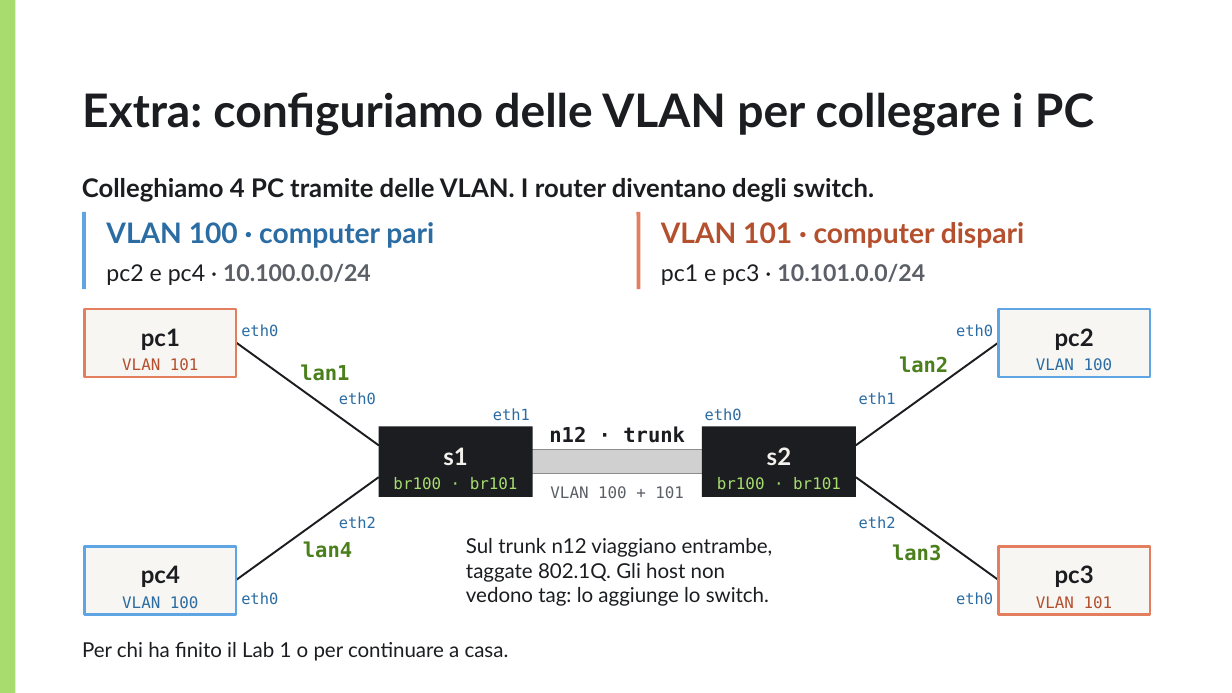
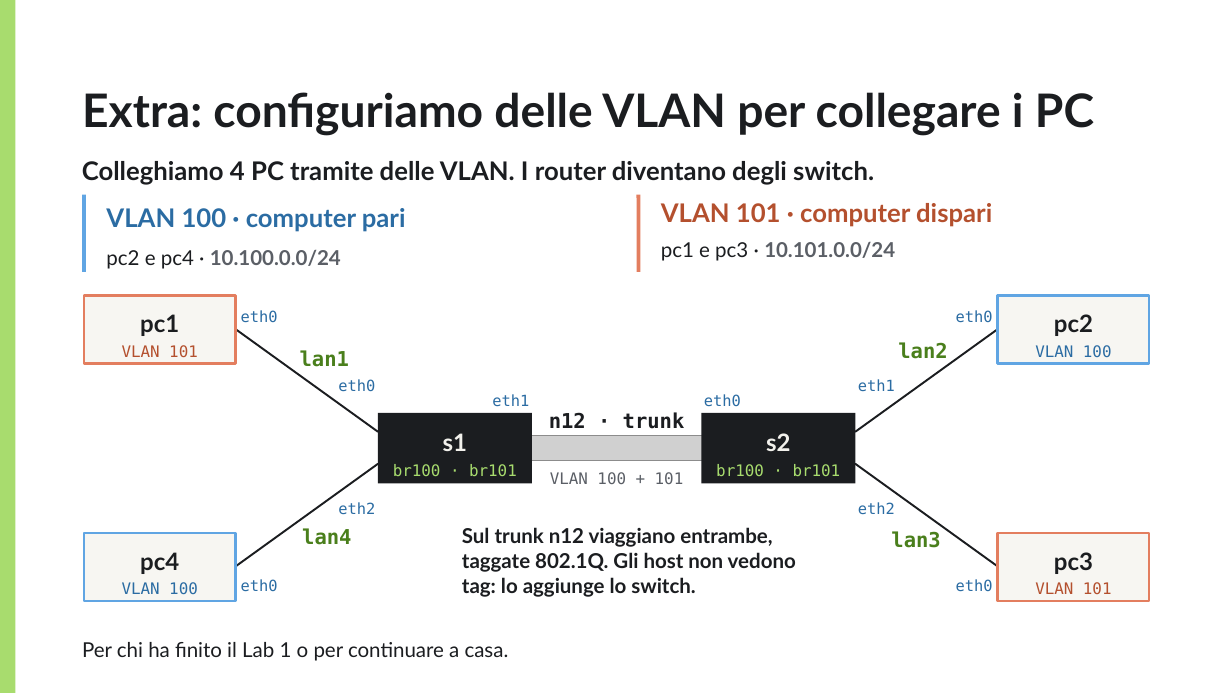
Before and after one commit to tcaiazzi/garr-kathara-seminar, a slide deck: slide 47 of kathara-workshop-garr.pptx. Drawn at 1232x693 pixels with LibreOffice and Linux fonts; fonts in the diff are those of the drawing; grey boxes stand for pictures; background and template pictures are left out. Boxes give left, top, right and bottom in pixels: in the first picture for what was removed or moved away, otherwise in the second. Text is boxed around its words. In the diff, an @@ line names an element or a change of style, - is before the commit and + after.

```diff
--- a/kathara-workshop-garr.pptx
+++ b/kathara-workshop-garr.pptx
@@ text "VLAN 100 · computer pari" at (106, 208, 406, 232): size 22 to 20 pt @@
@@ 30 texts, 6 rectangles, 6 lines, 1 picture: place and size @@
-30 texts, 6 rectangles, 6 lines, 1 picture at (82, 178, 1151, 615)
+30 texts, 6 rectangles, 6 lines, 1 picture at (82, 161, 1150, 602)
@@ text "VLAN 101 · computer dispari" at (661, 203, 992, 227): size 22 to 20 pt @@
@@ text "VLAN 101 · computer dispari": place and size @@
-text "VLAN 101 · computer dispari" at (661, 222, 1025, 248)
+text "VLAN 101 · computer dispari" at (661, 203, 992, 227)
@@ text "pc2 e pc4 · 10.100.0.0/24": place and size @@
-text "pc2 e pc4 · 10.100.0.0/24" at (106, 264, 371, 285)
+text "pc2 e pc4 · 10.100.0.0/24" at (106, 250, 341, 269)
@@ text "pc2 e pc4 · 10.100.0.0/24" at (106, 250, 341, 269): size 18 to 16 pt @@
@@ text "pc1 e pc3 · 10.101.0.0/24" at (661, 242, 895, 261): size 18 to 16 pt @@
@@ text "pc1 e pc3 · 10.101.0.0/24": place and size @@
-text "pc1 e pc3 · 10.101.0.0/24" at (661, 264, 925, 285)
+text "pc1 e pc3 · 10.101.0.0/24" at (661, 242, 895, 261)
@@ text "Sul trunk n12 viaggiano entrambe, ...": place and size @@
-text "Sul trunk n12 viaggiano entrambe, ..." at (466, 538, 773, 606)
+text "Sul trunk n12 viaggiano entrambe, ..." at (462, 527, 796, 597)
@@ text "Sul trunk n12 viaggiano entrambe, ..." at (462, 527, 796, 597): bold on @@
```
Also in this commit, not shown: 1 other slide changed.
